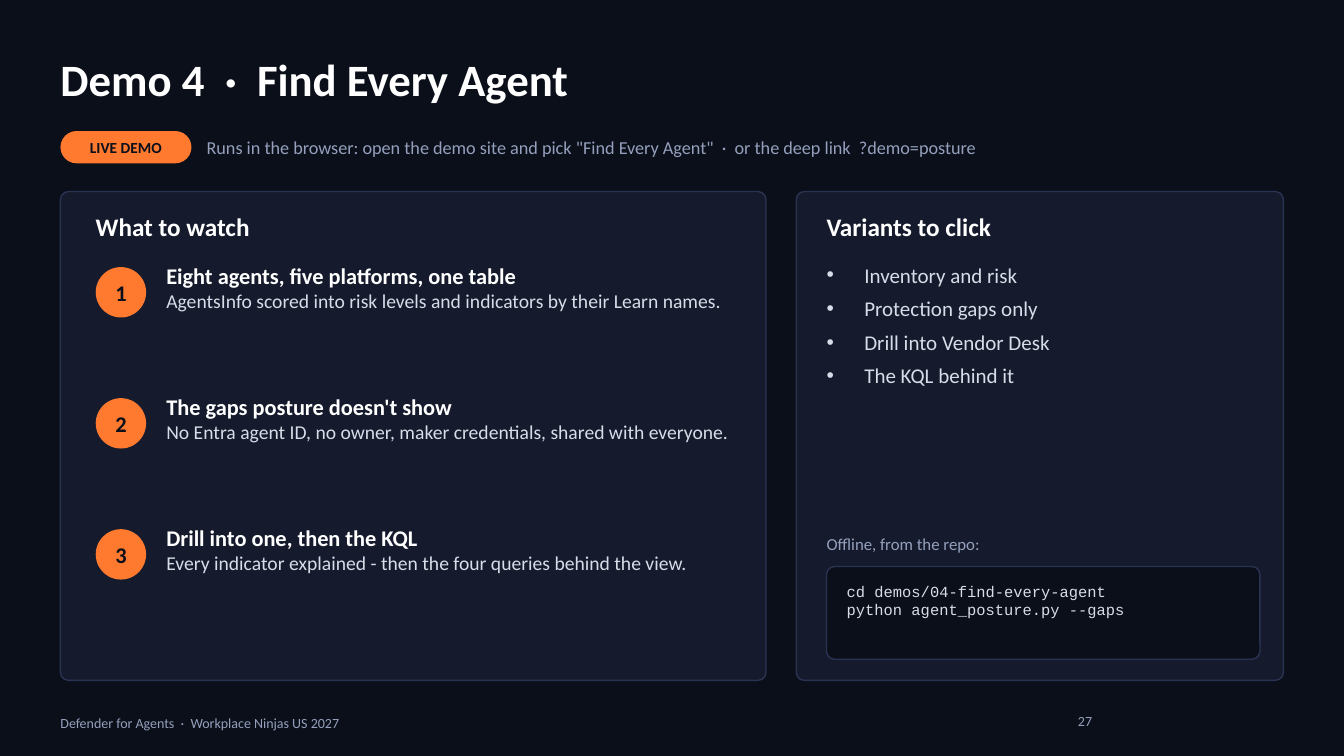
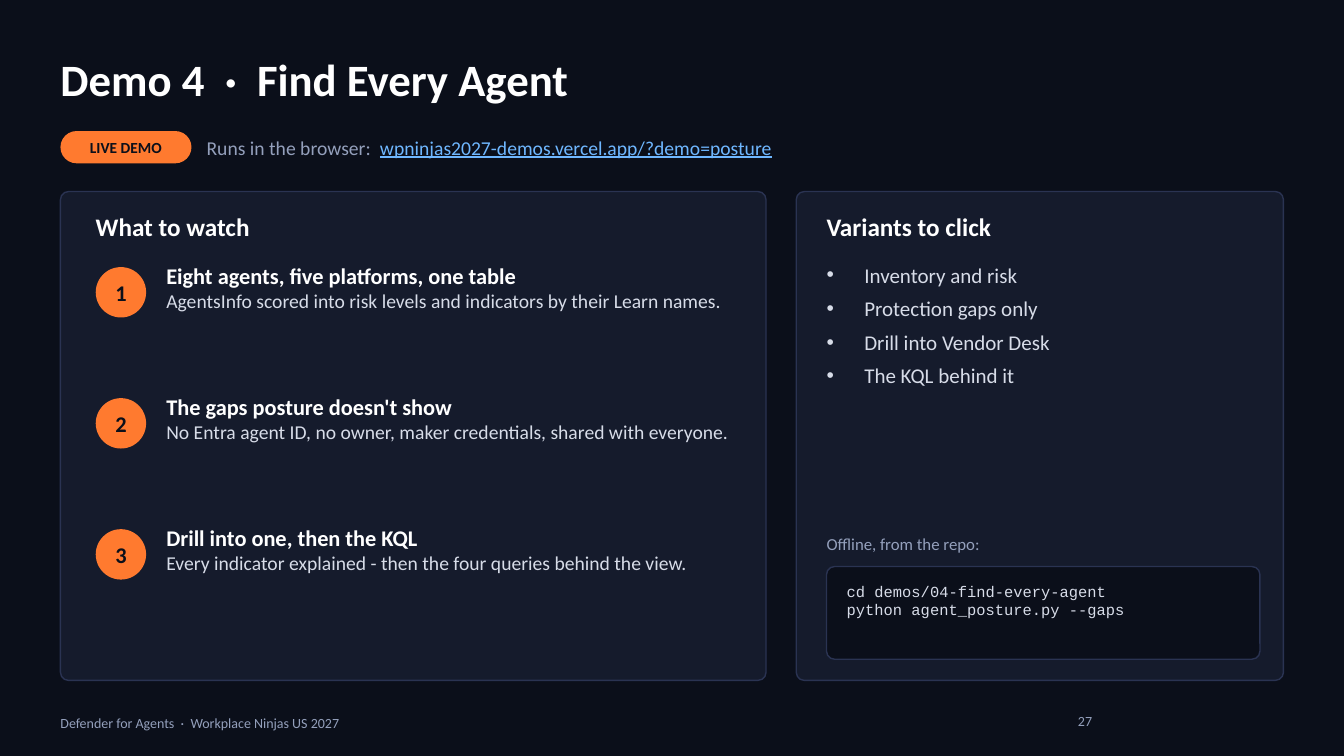
Before and after one commit to rod-trent/Conferences, a slide deck: slide 27 of WPNinjas2027/SlideDecks/Defender for Agents - WPNinjas US 2027.pptx. Drawn at 1344x756 pixels with LibreOffice and Linux fonts; fonts in the diff are those of the drawing; background and template pictures are left out. Boxes give left, top, right and bottom in pixels: in the first picture for what was removed or moved away, otherwise in the second. Text is boxed around its words. In the diff, an @@ line names an element or a change of style, - is before the commit and + after.

```diff
--- a/WPNinjas2027/SlideDecks/Defender for Agents - WPNinjas US 2027.pptx
+++ b/WPNinjas2027/SlideDecks/Defender for Agents - WPNinjas US 2027.pptx
@@ text at box(207, 141, 771, 159): text changed; size 13 to 14 pt; text colour #94A0BC to #6FB7FF @@
-Runs in the browser: open the demo site and pick "Find Every Agent" · or the deep link ?demo=posture
+Runs in the browser: wpninjas2027-demos.vercel.app/?demo=posture
```
Also in this commit, not shown: 6 other slides changed, 6 other files.
